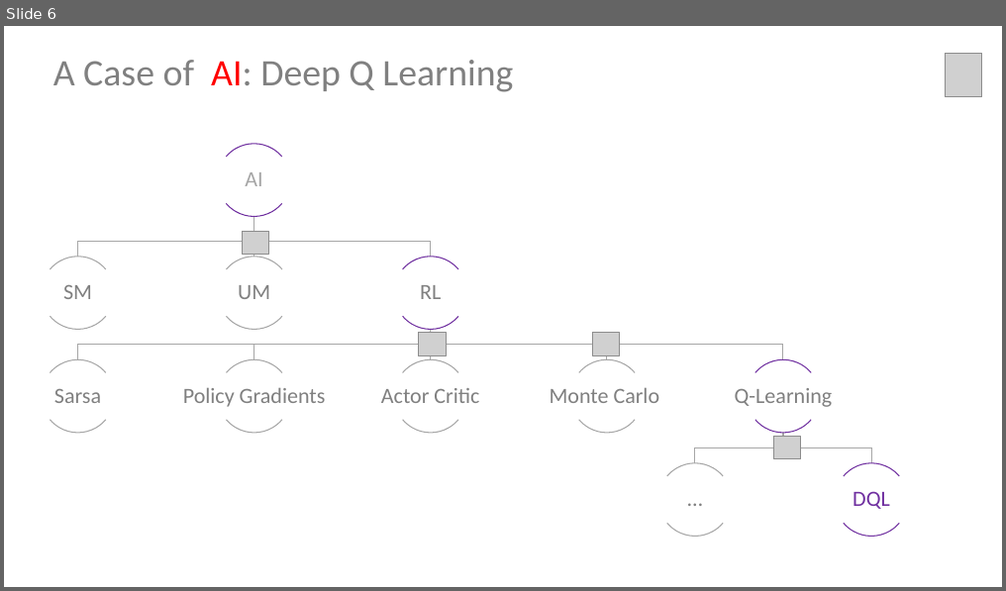
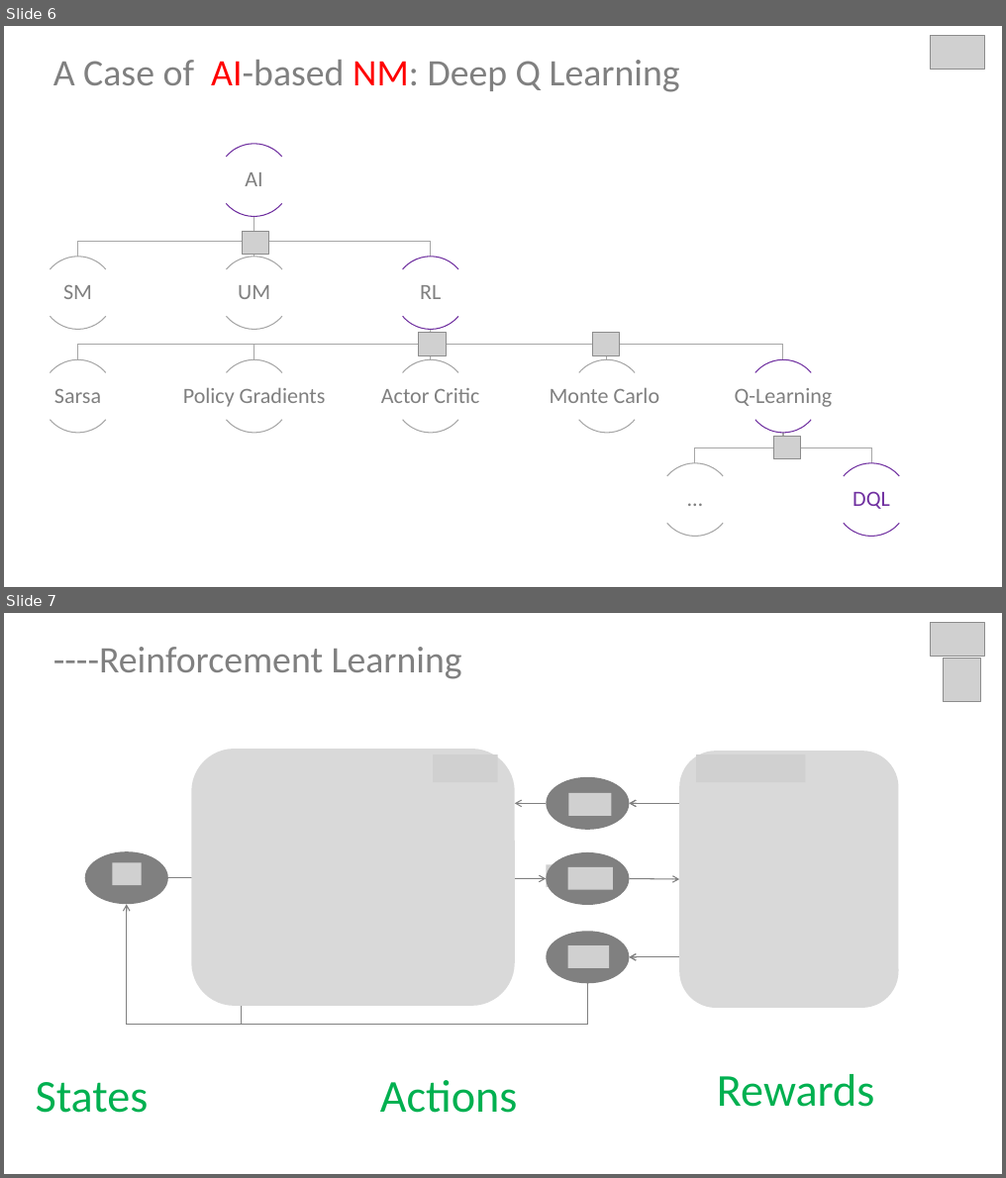
Before and after one commit to sunmapleleaf/AINM, a slide deck: reference/PPT/Initial Survey.pptx. Shown one above the other, each under a label of ours: slide 6 before the commit, slides 6 and 7 after it. The pictures are 1006x591 and 1006x1178 pixels, drawn with LibreOffice and Linux fonts; fonts in the diff are those of the drawing; grey boxes stand for pictures. Boxes give left, top, right and bottom in pixels: in the first picture for what was removed or moved away, otherwise in the second. Text is boxed around its words. In the diff, an @@ line names an element or a change of style, - is before the commit and + after.

```diff
--- a/reference/PPT/Initial Survey.pptx
+++ b/reference/PPT/Initial Survey.pptx
@@ slide 7 added at [4,613,1002,1174], background #FFFFFF @@
@@ picture added at [931,623,985,656] @@
@@ text added at [54,647,462,679], 36 pt, text #808080 @@
+----Reinforcement Learning
@@ picture added at [943,658,980,702] @@
@@ rounded rectangle added at [191,749,515,1006], fill #D9D9D9 @@
@@ picture added at [433,755,498,782] @@
@@ rounded rectangle added at [679,751,899,1008], fill #D9D9D9 @@
@@ picture added at [696,755,806,782] @@
@@ ellipse added at [546,777,629,830], fill #808080 @@
@@ arrow added from (546, 803) to (515, 803), #808080 1 pt @@
@@ picture added at [568,793,611,816] @@
@@ elbow arrow added from (857, 836) to (629, 803), #808080 1 pt @@
@@ elbow arrow added from (857, 929) to (629, 803), #808080 1 pt @@
@@ elbow arrow added from (857, 836) to (629, 958), #808080 1 pt @@
@@ ellipse added at [85,852,168,904], fill #808080 @@
@@ picture added at [113,863,142,885] @@
@@ arrow added from (168, 878) to (202, 878), #808080 1 pt @@
@@ picture added at [416,852,515,906] @@
@@ arrow added from (515, 878) to (546, 878), #808080 1 pt @@
@@ picture added at [546,864,590,887] @@
@@ ellipse added at [546,853,629,905], fill #808080 @@
@@ picture added at [568,867,614,890] @@
@@ arrow added from (629, 878) to (679, 879), #808080 1 pt @@
@@ elbow arrow added from (588, 983) to (127, 904), #808080 1 pt @@
@@ ellipse added at [546,931,629,983], fill #808080 @@
@@ elbow arrow added from (857, 929) to (629, 958), #808080 1 pt @@
@@ picture added at [568,946,610,967] @@
@@ elbow arrow added from (588, 983) to (242, 971), #808080 1 pt @@
@@ text added at [36,1082,149,1113], 44 pt, text #00B050 @@
+States
@@ text added at [380,1080,518,1113], 44 pt, text #00B050 @@
+Actions
@@ text added at [717,1074,875,1107], 44 pt, text #00B050 @@
+Rewards
@@ slide 6 changed as well @@
@@ picture added at [931,36,985,69] @@
@@ picture removed at [945,53,982,97] @@
@@ text at [54,60,680,92]: text changed @@
-A Case of AI: Deep Q Learning
+A Case of AI-based NM: Deep Q Learning
@@ text "AI" at [245,173,262,186]: text colour #A6A6A6 to #808080 @@
```
Also in this commit, not shown: 8 other slides changed, 4 other slides added, 3 slides removed, 3 other files.
